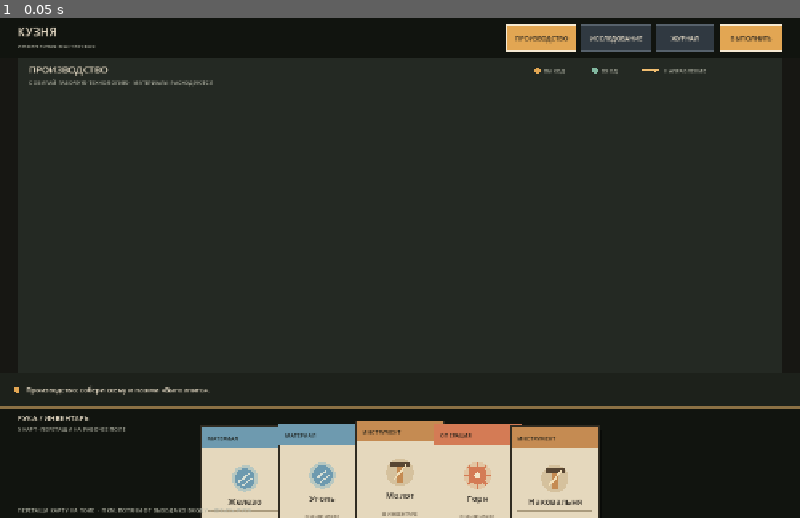
Above: before the commit, frame 1.
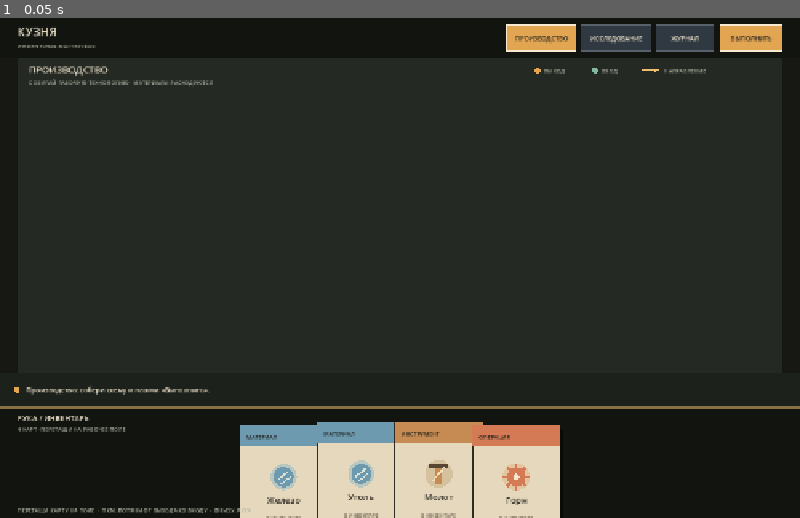
Above: after the commit, the same moment.

Repository: Blyaprint/new-1-bit-kuznya
Game: Godot game, scene res://scenes/board_prototype.tscn
Same seed, same stepped clock (60 frames per second), same inputs: the game is played once before the commit and once after it.
Inputs:
- Up to frame 1 (0.05 s): no input

The runs differ from the first frame. In frame 1, 4.2% of the frame differs, in the area x 2-75%, y 80-100%.

Commit message:
Remove unused anvil card from starter hand

Diff:
--- a/scripts/board_prototype.gd
+++ b/scripts/board_prototype.gd
@@ -48,7 +48,6 @@
 	_add_card("Уголь", "МАТЕРИАЛ")
 	_add_card("Молот", "ИНСТРУМЕНТ")
 	_add_card("Горн", "ОПЕРАЦИЯ")
-	_add_card("Наковальня", "ИНСТРУМЕНТ")
 	queue_redraw()
 
 
